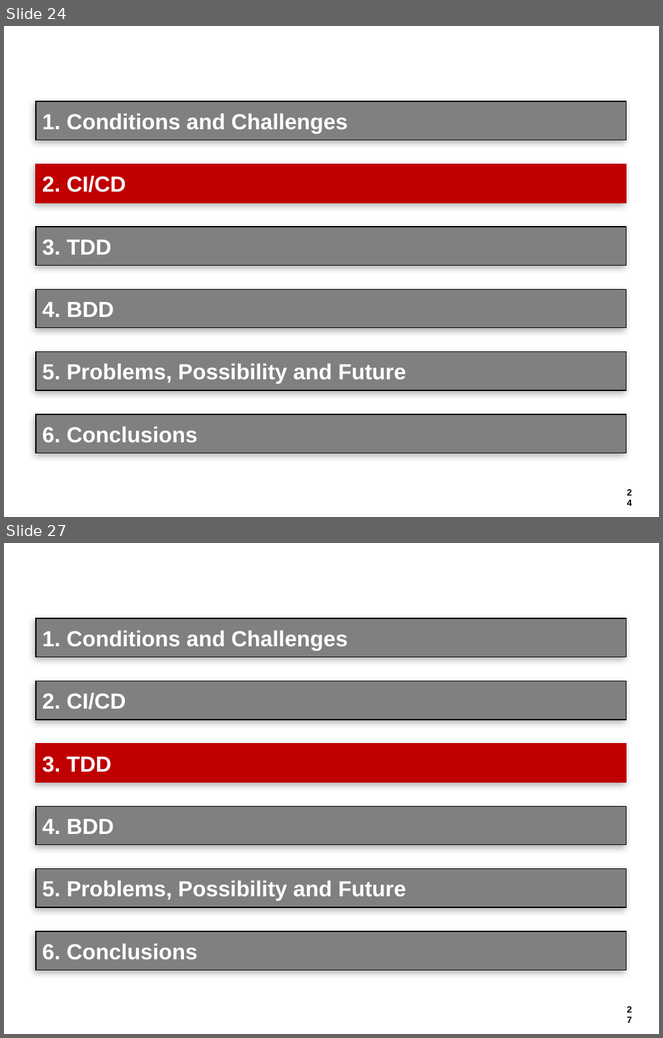
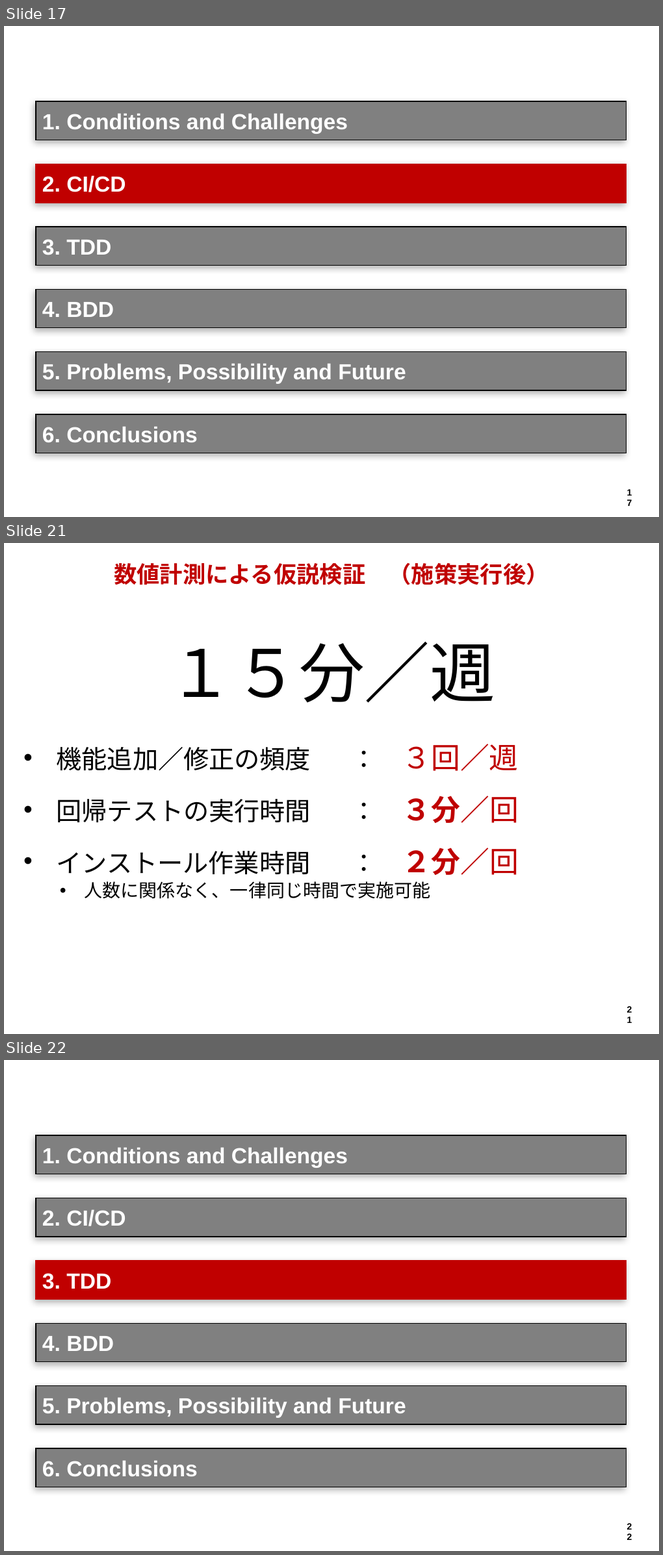
Before and after one commit to hageyahhoo/agile2014, a slide deck: presentations/TechnologyDrivenDevelopment.pptx. Shown one above the other, each under a label of ours: slides 24 and 27 before the commit, slides 17, 21 and 22 after it; the slides between them are not shown. The pictures are 663x1038 and 663x1555 pixels, drawn with LibreOffice and Linux fonts; fonts in the diff are those of the drawing; background and template pictures are left out. Boxes give left, top, right and bottom in pixels: in the first picture for what was removed or moved away, otherwise in the second. Text is boxed around its words. In the diff, an @@ line names an element or a change of style, - is before the commit and + after.

```diff
--- a/presentations/TechnologyDrivenDevelopment.pptx
+++ b/presentations/TechnologyDrivenDevelopment.pptx
@@ slide 21 added at (4,543,659,1034), background #FFFFFF; not listed: 1 template element that a slide beside it also shows @@
@@ title added at (29,561,633,587), outline #FFFFFF 0.75 pt, 25.2 pt, text #C00000, bold @@
+数値計測による仮説検証 （施策実行後）
@@ text added at (168,642,496,703), 72 pt, text #000000 @@
+１５分／週
@@ text added at (57,744,518,771), 28 pt, text #000000 @@
+• 機能追加／修正の頻度 ： ３回／週
@@ text added at (57,796,518,823), 28 pt, text #000000 @@
+• 回帰テストの実行時間 ： ３分／回
@@ text added at (57,848,519,875), 28 pt, text #000000 @@
+• インストール作業時間 ： ２分／回
@@ text added at (85,882,431,899), 20 pt, text #000000 @@
+• 人数に関係なく、一律同じ時間で実施可能
@@ what was slide 24 is now slide 17 @@
@@ page number at (621,484,639,502): text changed @@
-24
+17
@@ what was slide 27 is now slide 22 @@
```
Also in this commit, not shown: 3 slides changed, 14 other slides added, 14 slides removed, 2 other files.
